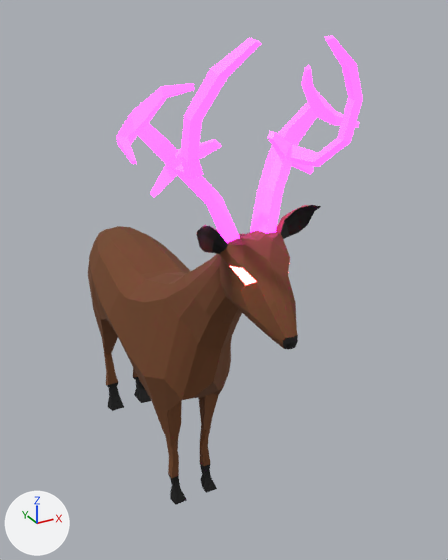
Two versions of the FBX model Assets/Character Models/DeerBoss01.fbx, one commit apart.
Before and after are seen from a 50 mm lens placed at (-5.44, -14.9, 15.12), pointed at (2.99, 0.42, 7.46). Lighting does not change. The marker at lower left points along +X, +Y and +Z. Where no turn or scale is listed for an object, it has been applied to the vertices.

Objects in the first picture: 'Deer'.
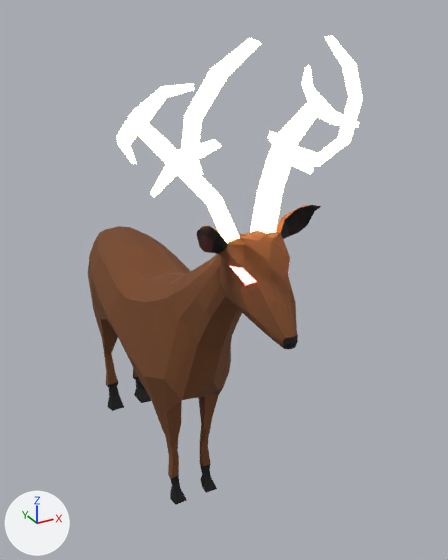
Changed parts and their boxes [x1, y1, x2, y2] in the pictures (448 x 560 px):
'Deer', recoloured (pink to white): [116, 35, 363, 291] in both

Edits to the bpy script that builds the scene:
```text
Change mat_material_004:
    mat_material_004.base_color: (0.8, 0.16, 0.0148) -> (0.8, 0.583, 0.277)  # orange #e76f20 -> beige #e7c990
    mat_material_004.emission_color: (0.787, 0.0186, 1.0) -> (1.0, 0.586, 0.232)  # pink #e525ff -> beige #ffc984
```
